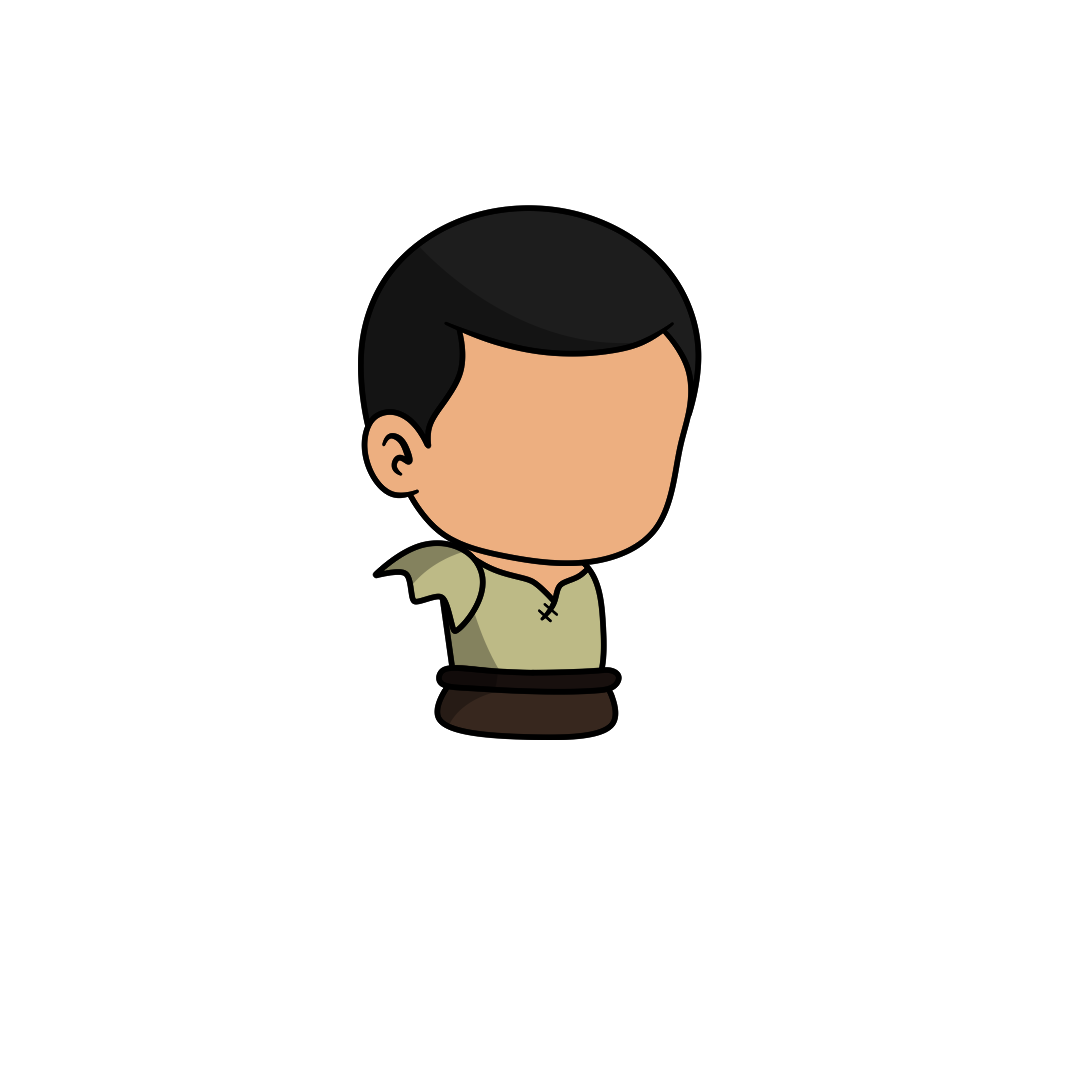
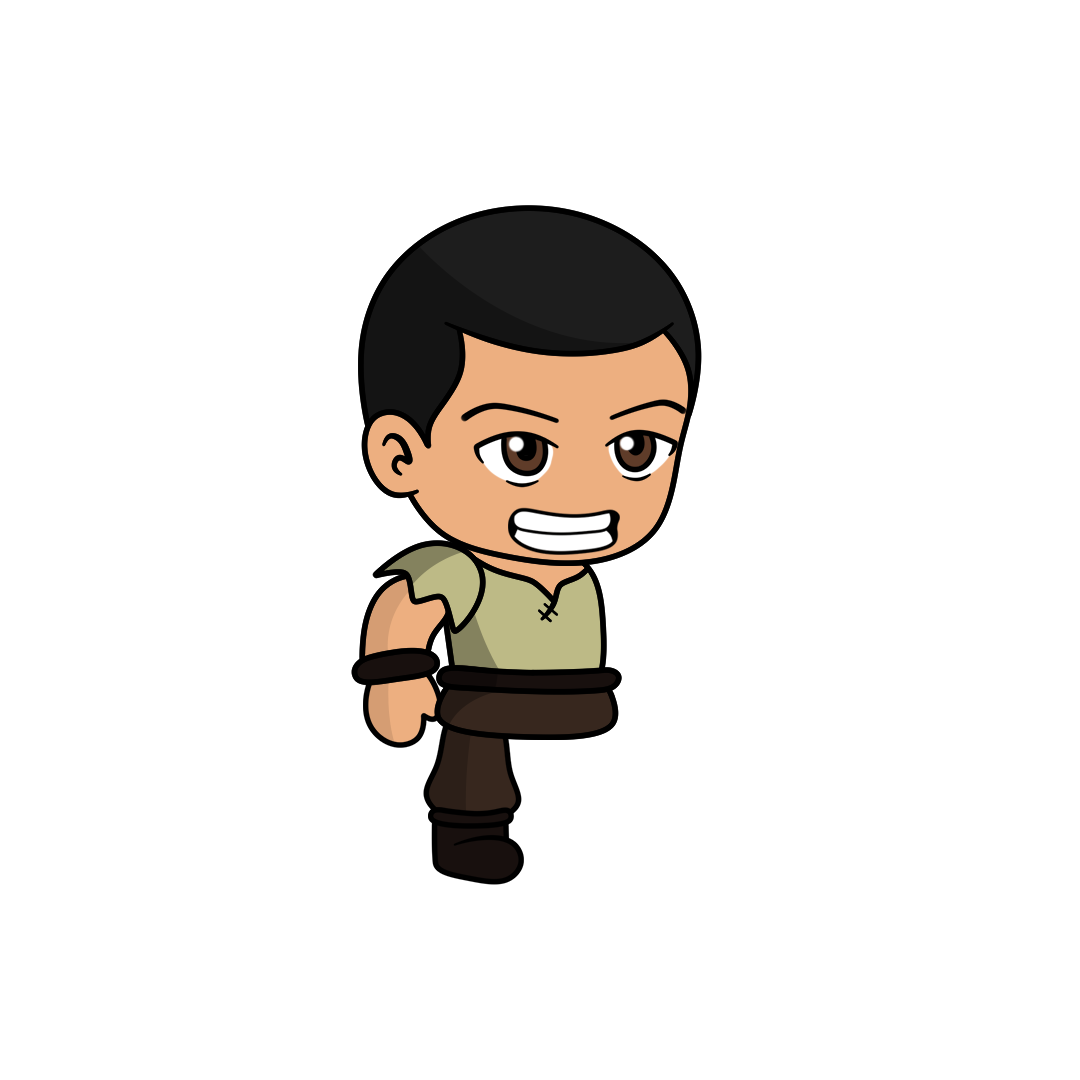
The second 1080x1080 image is a revision of the first. Changes to its layers:
added group "Parts" with 8 layers above "Face" over <box>351,399,687,885</box>
added layer "Head" (1st of 3, in "Parts") in group "Parts" over <box>460,399,687,555</box>
added layer "Pants" (1st of 4, in "Parts") in group "Parts" over <box>434,664,509,740</box>
added layer "Foot" (1st of 3, in "Parts") in group "Parts" over <box>428,806,524,885</box>
added layer "Leg" (1st of 2, in "Parts") in group "Parts" over <box>423,708,522,824</box>
added layer "Shoulder" (1st of 3, in "Parts") in group "Parts" over <box>372,574,446,634</box>
added layer "Arm" (1st of 3, in "Parts") in group "Parts" over <box>351,574,446,686</box>
added layer "Hand" (1st of 3, in "Parts") in group "Parts" over <box>363,661,444,748</box>
added layer "Chest" (1st of 3, in "Parts") in group "Parts" over <box>438,534,607,698</box>
hid group "Head" (2nd of 3) (4 layers) over <box>460,399,687,555</box>
hid group "Pants" (2nd of 4) (5 layers) over <box>399,641,510,745</box>
hid group "Shoulder" (2nd of 3) (3 layers) over <box>360,574,446,642</box>
hid group "Chest" (2nd of 3) (4 layers) over <box>372,516,607,778</box>
